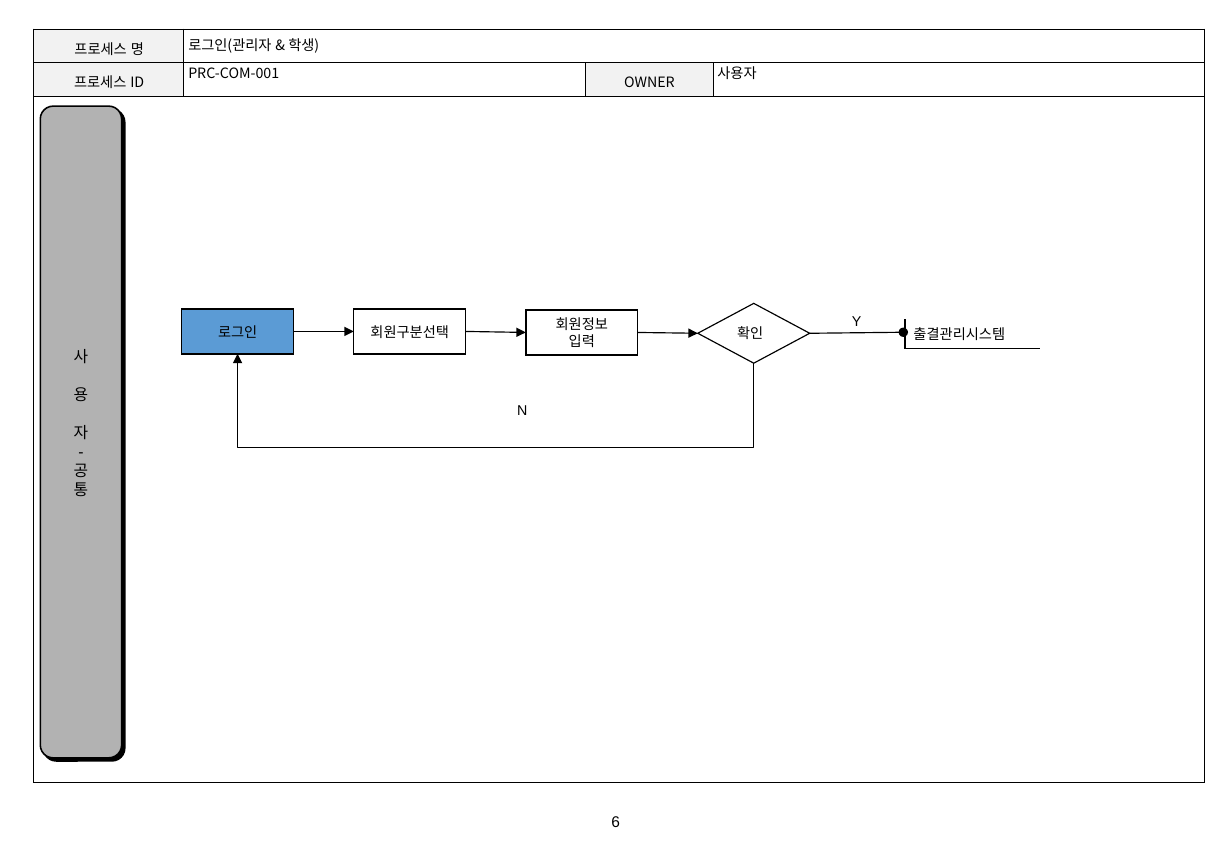
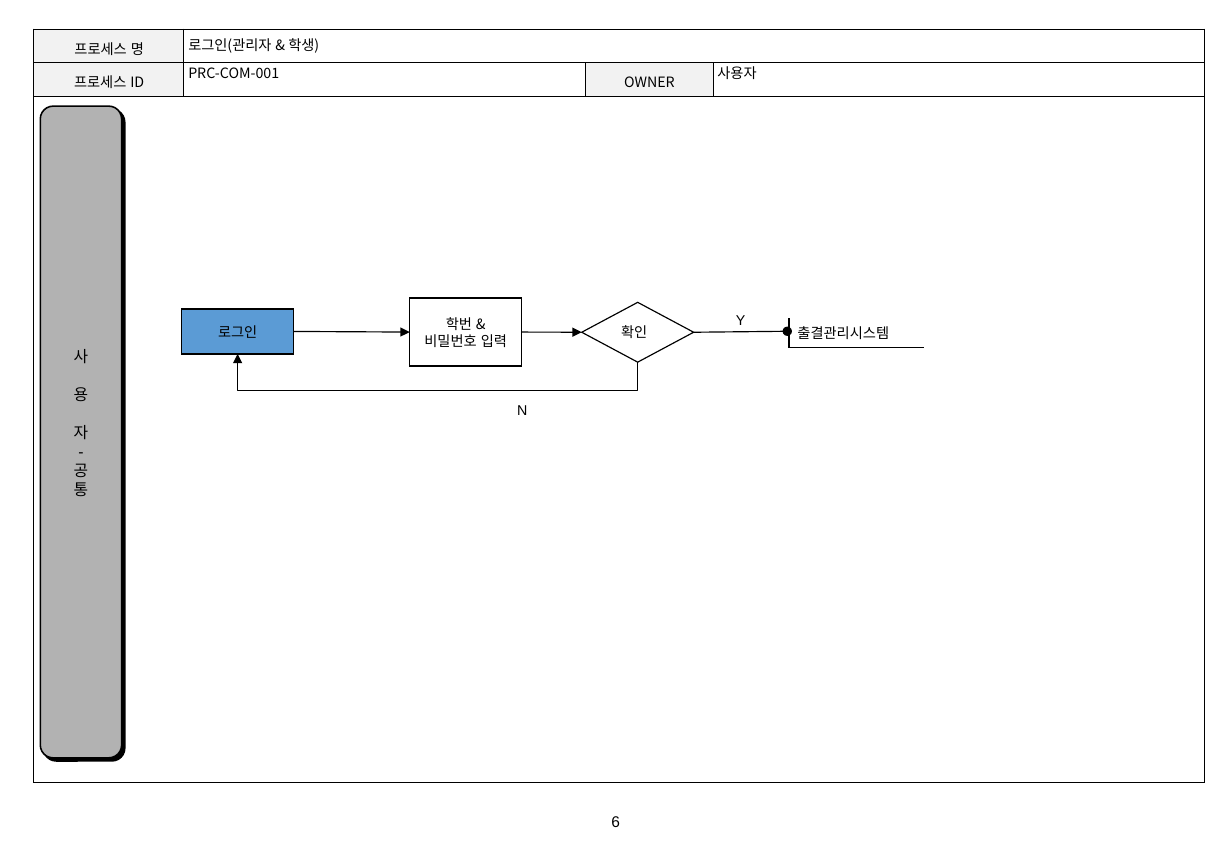
Before and after one commit to lgt9875/Idino-Project, a slide deck: slide 6 of DS01_프로세스정의서_v1.0.pptx. Drawn at 1232x853 pixels with LibreOffice and Linux fonts; fonts in the diff are those of the drawing; background and template pictures are left out. Boxes give left, top, right and bottom in pixels: in the first picture for what was removed or moved away, otherwise in the second. Text is boxed around its words. In the diff, an @@ line names an element or a change of style, - is before the commit and + after.

```diff
--- a/DS01_프로세스정의서_v1.0.pptx
+++ b/DS01_프로세스정의서_v1.0.pptx
@@ rectangle "학번 & 비밀번호 입력": place and size @@
-rectangle "학번 & 비밀번호 입력" at <box>526,311,637,355</box>
+rectangle "학번 & 비밀번호 입력" at <box>410,298,521,366</box>
@@ rectangle removed at <box>354,309,465,354</box> @@
-회원구분선택
@@ text in rectangle at <box>424,317,507,347</box>: text changed @@
-회원정보
-입력
+학번 & 비밀번호 입력
@@ elbow arrow moved from (754, 363) - (238, 354) to (638, 362) - (238, 354) @@
@@ arrow moved from (293, 331) - (354, 331) to (293, 331) - (410, 332) @@
@@ arrow removed from (465, 331) to (526, 332) @@
@@ 2 arrows, 1 diamond, 1 text, 1 table: place and size @@
-2 arrows, 1 diamond, 1 text, 1 table at <box>638,304,1041,364</box>
+2 arrows, 1 diamond, 1 text, 1 table at <box>522,303,925,363</box>
```
Also in this commit, not shown: 3 other slides changed, 26 other files.
